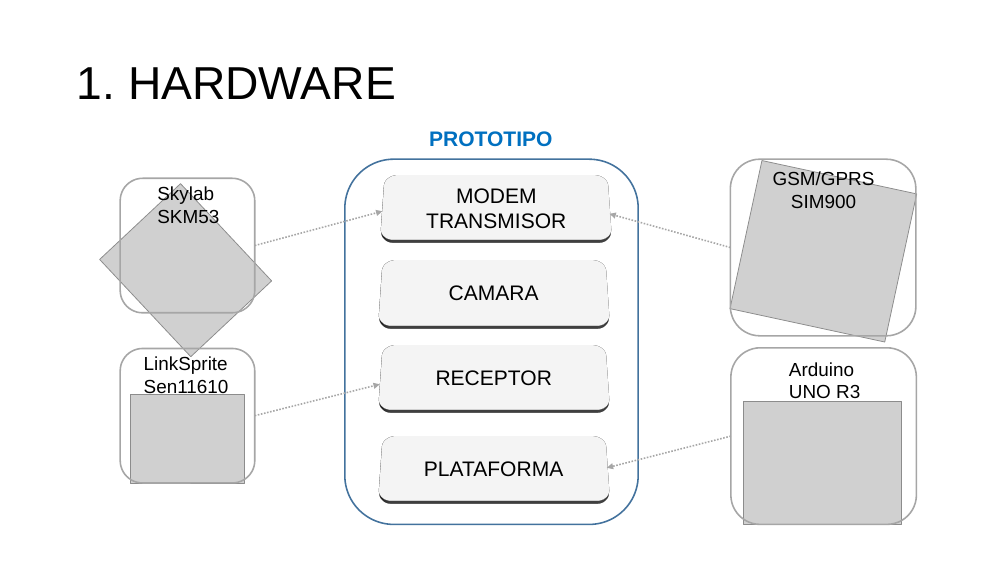
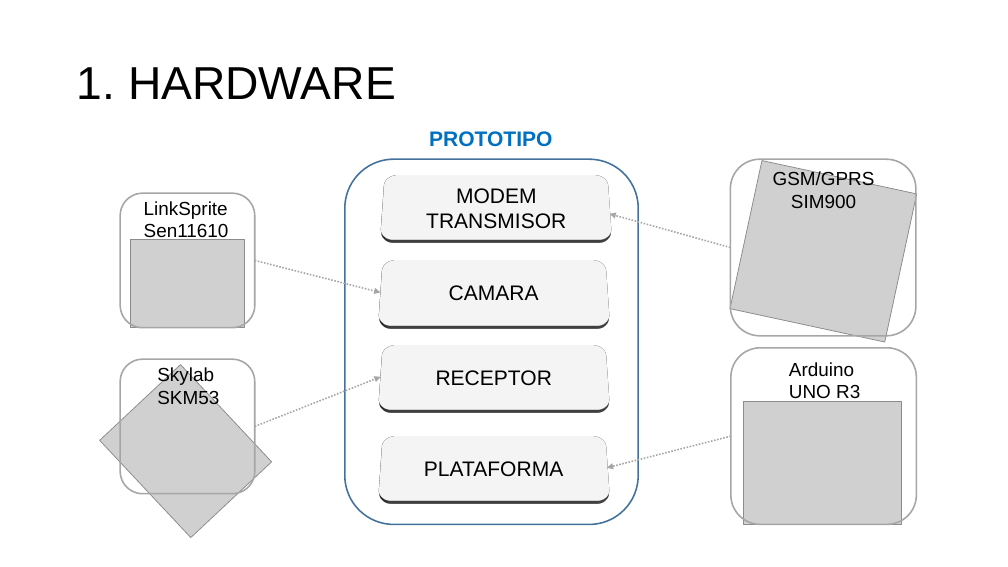
Before and after one commit to aludena18/Tesis, a slide deck: slide 9 of Telelocalización y Captura de Imágenes.pptx. Drawn at 1008x567 pixels with LibreOffice and Linux fonts; fonts in the diff are those of the drawing; grey boxes stand for pictures. Boxes give left, top, right and bottom in pixels: in the first picture for what was removed or moved away, otherwise in the second. Text is boxed around its words. In the diff, an @@ line names an element or a change of style, - is before the commit and + after.

```diff
--- a/Telelocalización y Captura de Imágenes.pptx
+++ b/Telelocalización y Captura de Imágenes.pptx
@@ 1 picture, 1 text, 1 rounded rectangle moved together from (x1=120, y1=349, x2=255, y2=483) to (x1=120, y1=194, x2=255, y2=328) @@
@@ arrow moved from (255, 416) - (380, 384) to (255, 261) - (380, 293) @@
@@ 1 picture, 1 text, 1 rounded rectangle moved together from (x1=99, y1=178, x2=271, y2=357) to (x1=99, y1=359, x2=271, y2=538) @@
@@ arrow moved from (255, 246) - (383, 211) to (255, 426) - (380, 377) @@
```
Also in this commit, not shown: 14 other slides changed, 1 other file.
